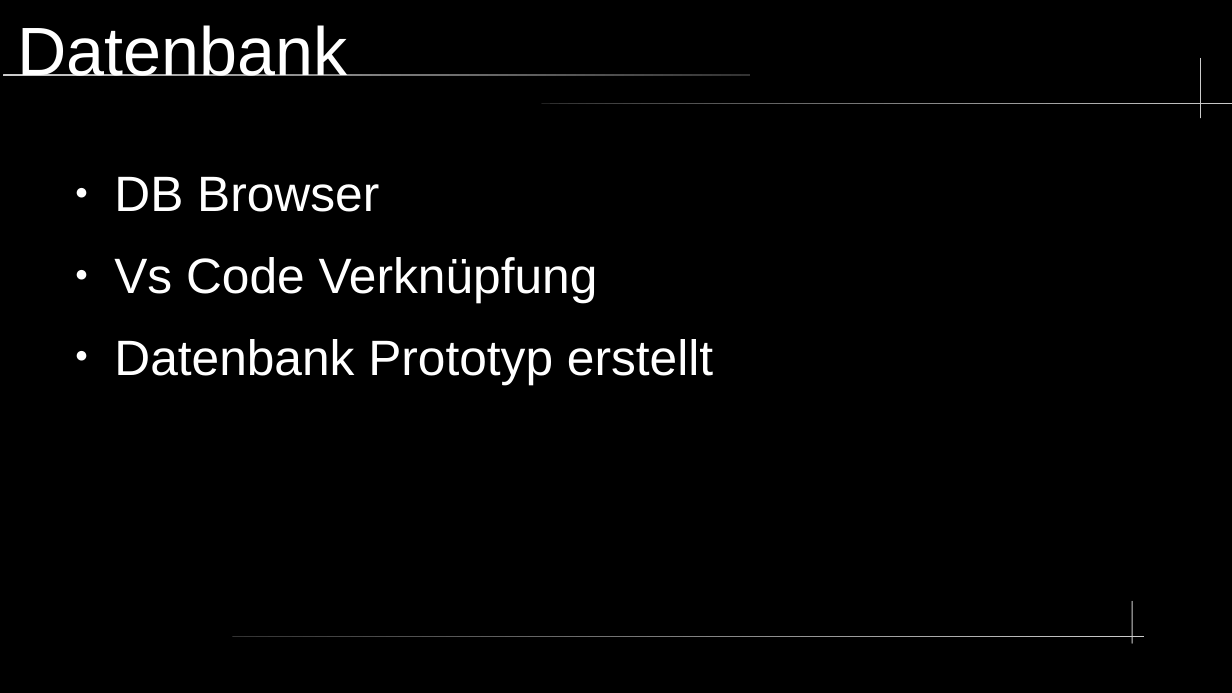
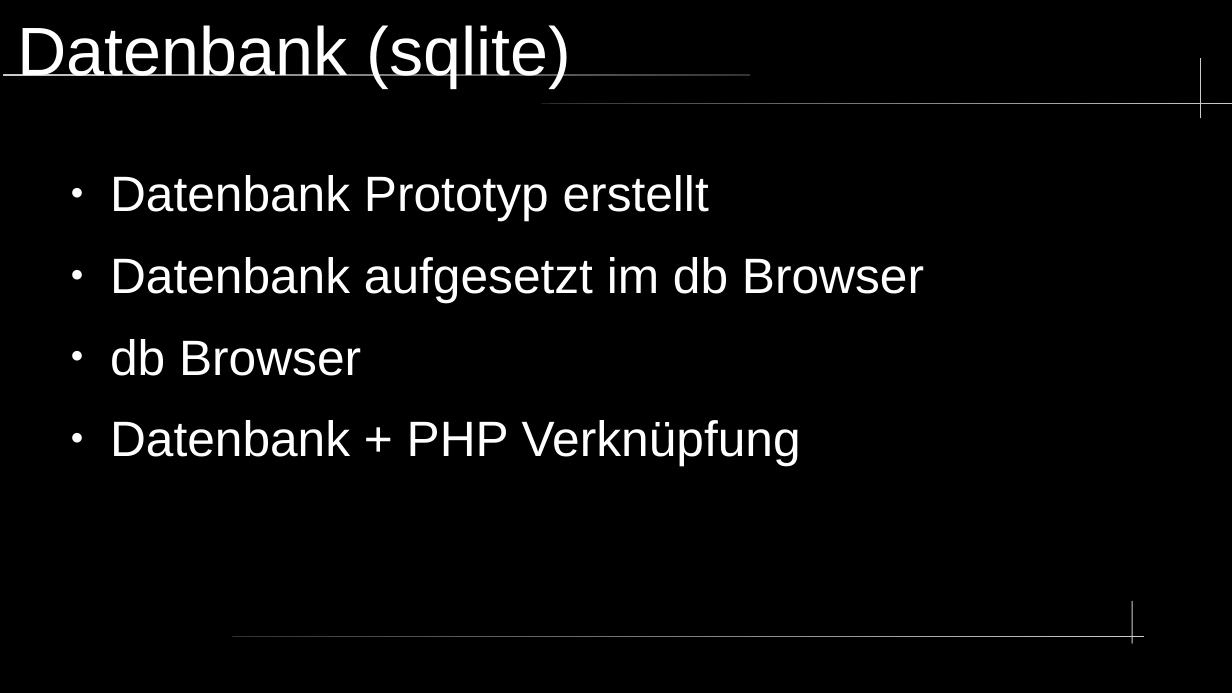
Before and after one commit to Timo348/Projektarbeit, a slide deck: slide 4 of (no_code)/Presifür18.odp. Drawn at 1232x693 pixels with LibreOffice and Linux fonts; fonts in the diff are those of the drawing. Boxes give left, top, right and bottom in pixels: in the first picture for what was removed or moved away, otherwise in the second. Text is boxed around its words. In the diff, an @@ line names an element or a change of style, - is before the commit and + after.

```diff
--- a/(no_code)/Presifür18.odp
+++ b/(no_code)/Presifür18.odp
@@ title at (x1=18, y1=25, x2=572, y2=88): text changed @@
-Datenbank
+Datenbank (sqlite)
@@ text at (x1=114, y1=176, x2=598, y2=302): paragraphs removed @@
-● DB Browser
-● Vs Code Verknüpfung
@@ text at (x1=110, y1=257, x2=924, y2=466): paragraphs added @@
+● Datenbank aufgesetzt im db Browser
+● db Browser
+● Datenbank + PHP Verknüpfung
```
Also in this commit, not shown: 3 other slides changed, 4 slides added, 1 other file.
